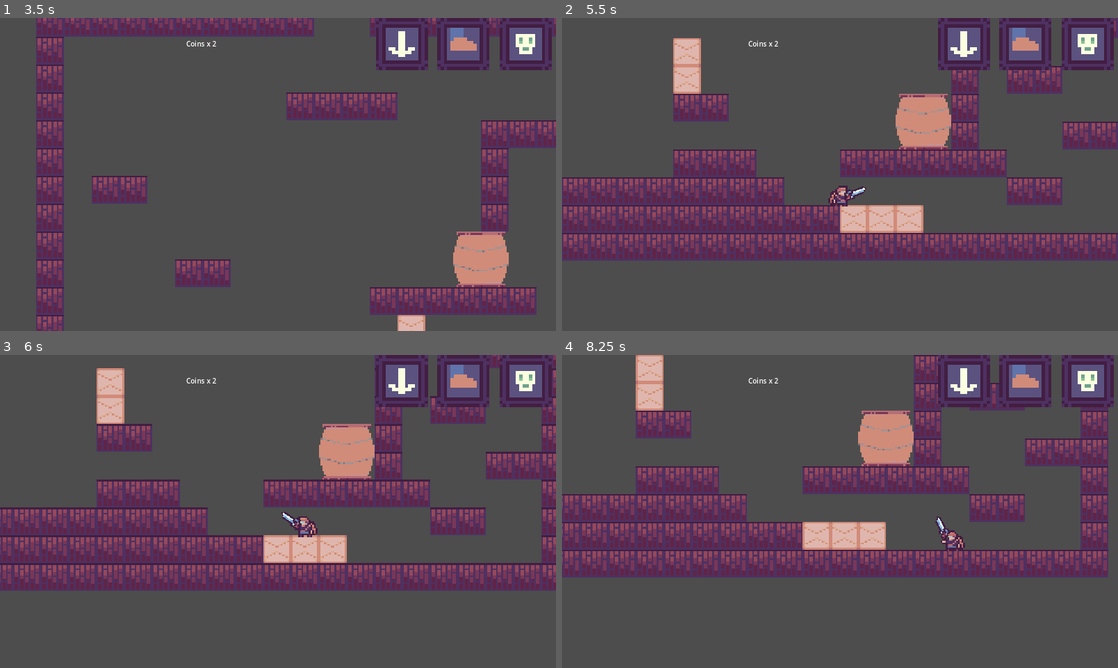
Above: before the commit, frames 1-4 (two rows, left to right).
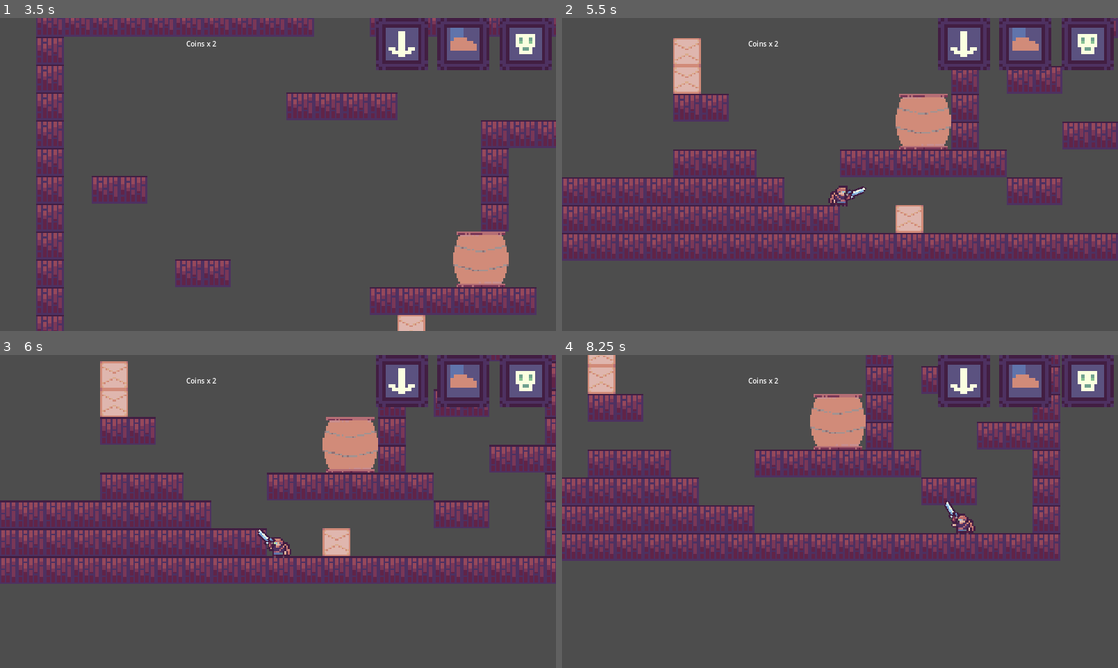
Above: after the commit, the same moments.

Repository: Kevin-Mortimer-19/Cursed-Jumper
Game: Godot game, scene res://src/game.tscn
Same seed, same stepped clock (60 frames per second), same inputs: the game is played once before the commit and once after it.
Inputs (mouse positions are in pixels of both pictures, inside the frame that each line leads up to):
- Up to frame 1 (3.5 s): tap Enter at 0.5 s; move the mouse to (400, 158) at 0.52 s; press the mouse at (400, 158) at 0.53 s; hold D (move_right) 0.53-2.03 s; tap Space (jump) at 0.77, 1.52, 3.02 s; move the mouse to (166, 190) at 1.27 s; release the mouse at (166, 190) at 1.28 s; tap E (interact) at 1.35, 2.85 s; move the mouse to (333, 105) at 2.02 s; press the mouse at (333, 105) at 2.03 s; hold A (move_left) 2.03-2.78 s; move the mouse to (250, 237) at 2.77 s; release the mouse at (250, 237) at 2.78 s; hold D (move_right) from 2.78 s (still down)
- Up to frame 2 (5.5 s): move the mouse to (1006, 221) at 3.52 s; press the mouse at (1006, 221) at 3.53 s; tap Space (jump) at 3.77, 4.52 s; move the mouse to (673, 127) at 4.27 s; release D (move_right) at 4.28 s; release the mouse at (673, 127) at 4.28 s; hold A (move_left) 4.28-5.03 s; tap E (interact) at 4.35 s; move the mouse to (867, 174) at 5.02 s; press the mouse at (867, 174) at 5.03 s; hold D (move_right) from 5.03 s (still down)
- Up to frame 3 (6 s): move the mouse to (194, 433) at 5.77 s; release D (move_right) at 5.78 s; release the mouse at (194, 433) at 5.78 s; hold A (move_left) from 5.78 s (still down); tap E (interact) at 5.85 s
- Up to frame 4 (8.25 s): tap Space (jump) at 6.02, 6.77, 7.52 s; move the mouse to (962, 495) at 6.52 s; press the mouse at (962, 495) at 6.53 s; move the mouse to (728, 527) at 7.27 s; release A (move_left) at 7.28 s; release the mouse at (728, 527) at 7.28 s; hold D (move_right) from 7.28 s (still down); tap E (interact) at 7.35 s; move the mouse to (895, 442) at 8.02 s; press the mouse at (895, 442) at 8.03 s

Frame 1 is identical in both runs. In frame 2, 0.9% of the frame differs, in the area x 50-60%, y 59-69%; in frame 3, 28%; in frame 4, 40%, in the area x 0-99%, y 0-72%.
Error before the commit: Invalid assignment of property or key 'can_damage_enemy' with value of type 'bool' on a base object of type 'CharacterBody2D (Projectile)'. (res://src/entities…

Commit message:
Fix curse to only stop damaging enemies, not destructibles
This reverts commit c7500cacd9e4f2176b2aa63484907d2ee505f9d1.

Diff:
--- a/src/entities/player/shotgun.gd
+++ b/src/entities/player/shotgun.gd
@@ -18,7 +18,8 @@
 	var rng:= RandomNumberGenerator.new()
 	for i in range(amount):
 		var bullet:= bullet_scene.instantiate() as Projectile
-		bullet.can_damage_enemy = does_damage
+		if not does_damage:
+			bullet.damage = 0
 
 		add_child(bullet)
 		bullet.set_as_top_level(true)
--- a/src/projectiles/projectile.gd
+++ b/src/projectiles/projectile.gd
@@ -11,7 +11,7 @@
 @export_group("Node References")
 @export var hitbox: Area2D
 
-
+var can_damage_enemy: bool = true
 var _lifetime_remaining: float = 0.0
 
 
@@ -27,8 +27,7 @@
 
 
 func _on_body_entered(body: Node2D) -> void:
-
-	if body is BaseEntity:
+	if body is BaseEntity or (can_damage_enemy and body is Enemy):
 		(body as BaseEntity).take_damage(damage)
 		if enemy_impact and damage > 0:
 			SoundManager.play_sound_from_position(enemy_impact, global_position)
